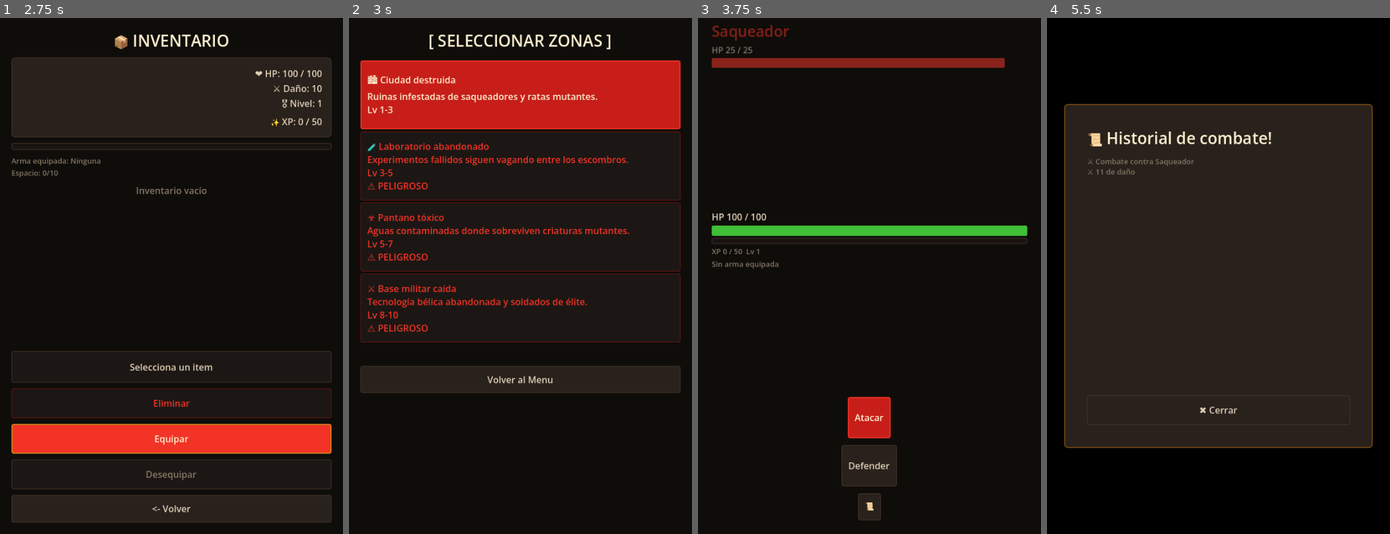
Above: before the commit, frames 1-4 (left to right).
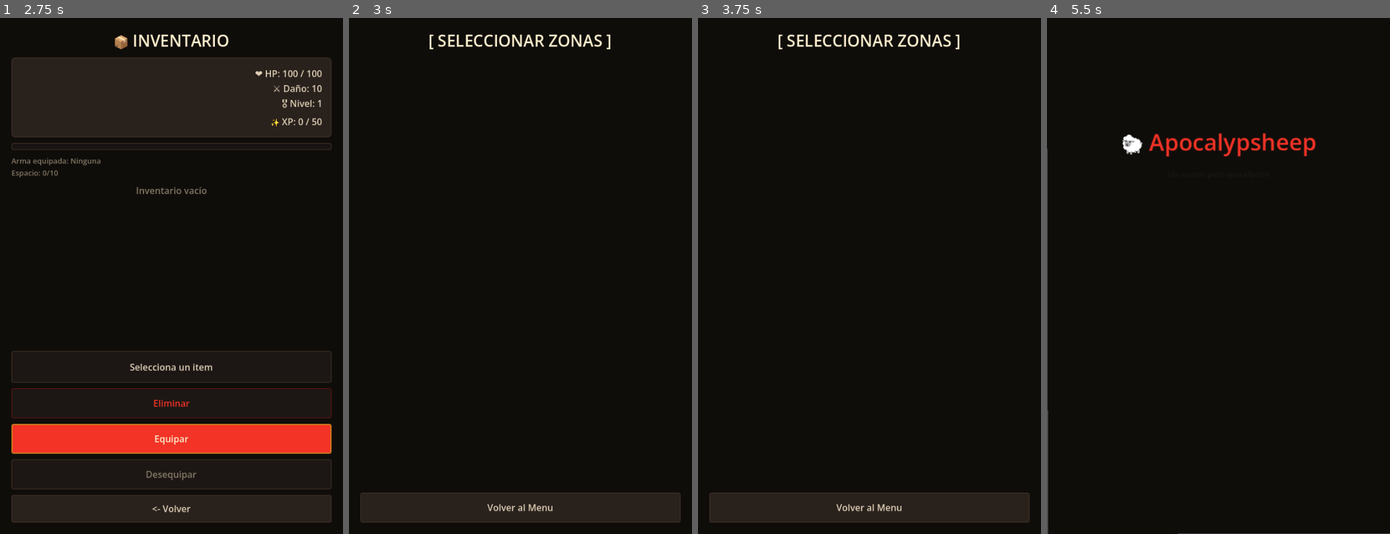
Above: after the commit, the same moments.

Repository: MirandaFrancoCBA/apocalypsheep
Game: Godot game, scene res://scenes/main_menu.tscn
Two runs of this game, one before a commit and one after it. Both use one fixed random seed, a clock stepped at 60 frames per second and the inputs below. Sound files missing from this copy of the repository are replaced by a short silence.
Inputs (mouse positions are in pixels of both pictures, inside the frame that each line leads up to):
- Up to frame 1 (2.75 s): tap Enter at 0.5 s; move the mouse to (246, 250) at 0.52 s; click (246, 250) at 0.67 s; click "Eliminar" at 1.25 s; click "Equipar" at 2 s
- Up to frame 2 (3 s): click "<- Volver" at 2.75 s
- Up to frame 3 (3.75 s): click (869, 95) at 3.5 s, where only the run before the commit has a clickable "🏙 Ciudad destruida Ruinas inf…"
- Up to frame 4 (5.5 s): click (1218, 415) at 4.25 s, where only the run before the commit has a clickable "Atacar"; click (1218, 508) at 5 s, where only the run before the commit has a clickable "📜"

Frame 1 is identical in both runs. In frame 2, 27% of the frame differs, in the area x 3-97%, y 8-98%; in frame 3, 13%; in frame 4, 60%, in the area x 0-100%, y 16-100%.
Error after the commit: Attempt to call function 'get_children' in base 'null instance' on a null instance. (res://scripts/ui/zone_select.gd:38)

Commit message:
Fix: keep zone navigation accessible with scrolling

Diff:
--- a/scenes/zone_select.tscn
+++ b/scenes/zone_select.tscn
@@ -32,10 +32,17 @@
 text = "Seleccionar Zona"
 horizontal_alignment = 1
 
-[node name="VBoxZones" type="VBoxContainer" parent="MarginContainer/VBoxContainer" unique_id=1621934966]
+[node name="ZonesScroll" type="ScrollContainer" parent="MarginContainer/VBoxContainer"]
 layout_mode = 2
+size_flags_vertical = 3
+horizontal_scroll_mode = 0
+
+[node name="VBoxZones" type="VBoxContainer" parent="MarginContainer/VBoxContainer/ZonesScroll" unique_id=1621934966]
+layout_mode = 2
+size_flags_horizontal = 3
 
 [node name="ButtonBack" type="Button" parent="MarginContainer/VBoxContainer" unique_id=1315409959]
+custom_minimum_size = Vector2(0, 52)
 layout_mode = 2
 text = "Volver al Menu"
 
